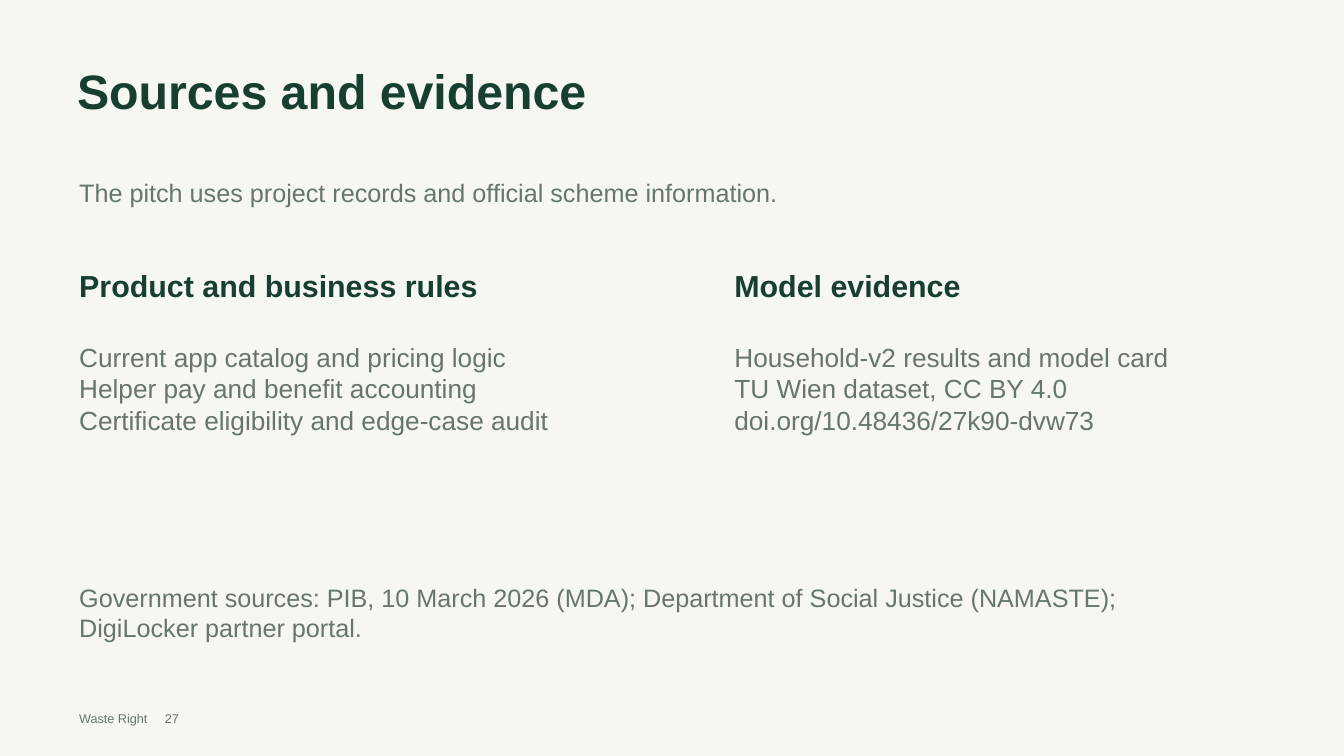
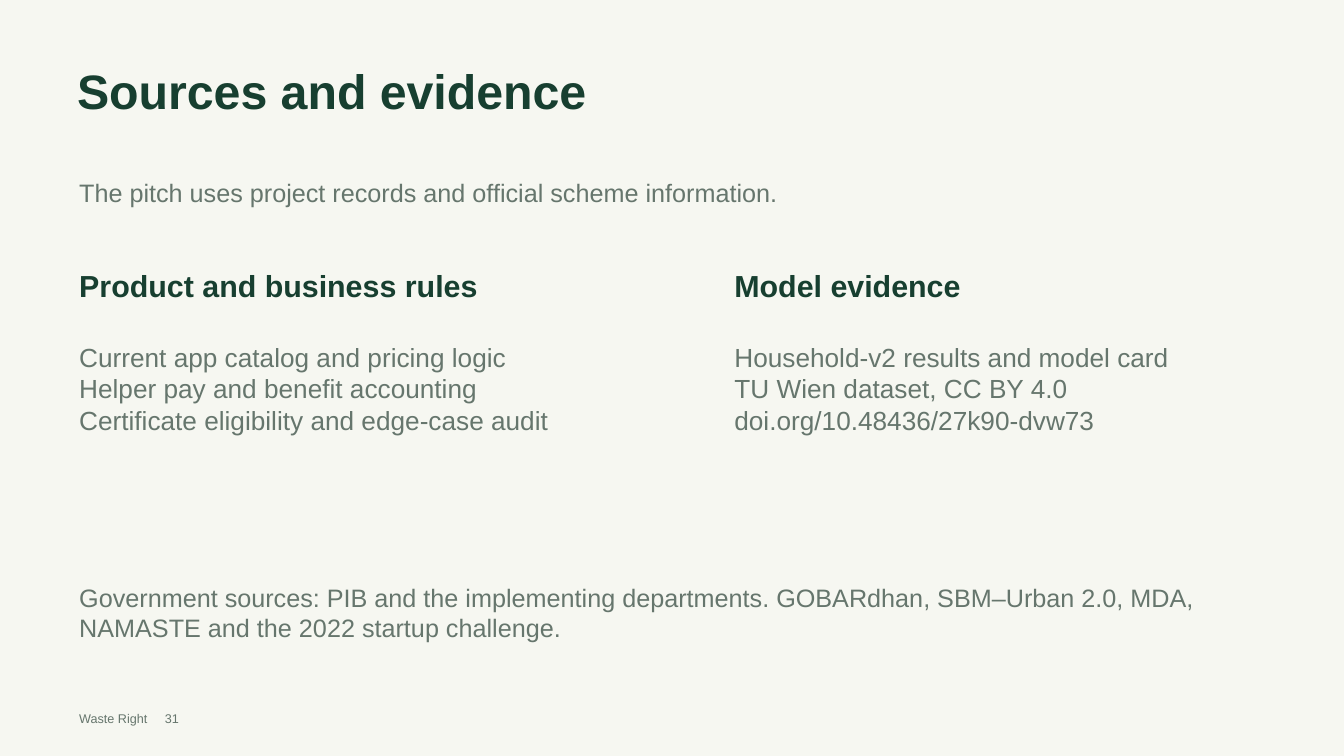
Before and after one commit to HarshitKumar9030/zenith-hackathon, a slide deck: slide 31 of docs/presentations/Waste-Right-Complete-Pitch-2026-10-24.pptx (slide 27 before the commit). Drawn at 1344x756 pixels with LibreOffice and Linux fonts; fonts in the diff are those of the drawing. Boxes give left, top, right and bottom in pixels: in the first picture for what was removed or moved away, otherwise in the second. Text is boxed around its words. In the diff, an @@ line names an element or a change of style, - is before the commit and + after.

```diff
--- a/docs/presentations/Waste-Right-Complete-Pitch-2026-10-24.pptx
+++ b/docs/presentations/Waste-Right-Complete-Pitch-2026-10-24.pptx
@@ text at (x1=79, y1=589, x2=1193, y2=642): text changed @@
-Government sources: PIB, 10 March 2026 (MDA); Department of Social Justice (NAMASTE); DigiLocker partner portal.
+Government sources: PIB and the implementing departments. GOBARdhan, SBM–Urban 2.0, MDA, NAMASTE and the 2022 startup challenge.
@@ text at (x1=79, y1=714, x2=179, y2=726): text changed @@
-Waste Right 27
+Waste Right 31
```
Also in this commit, not shown: 22 other slides changed, 7 slides added, 3 slides removed, 5 other files.
